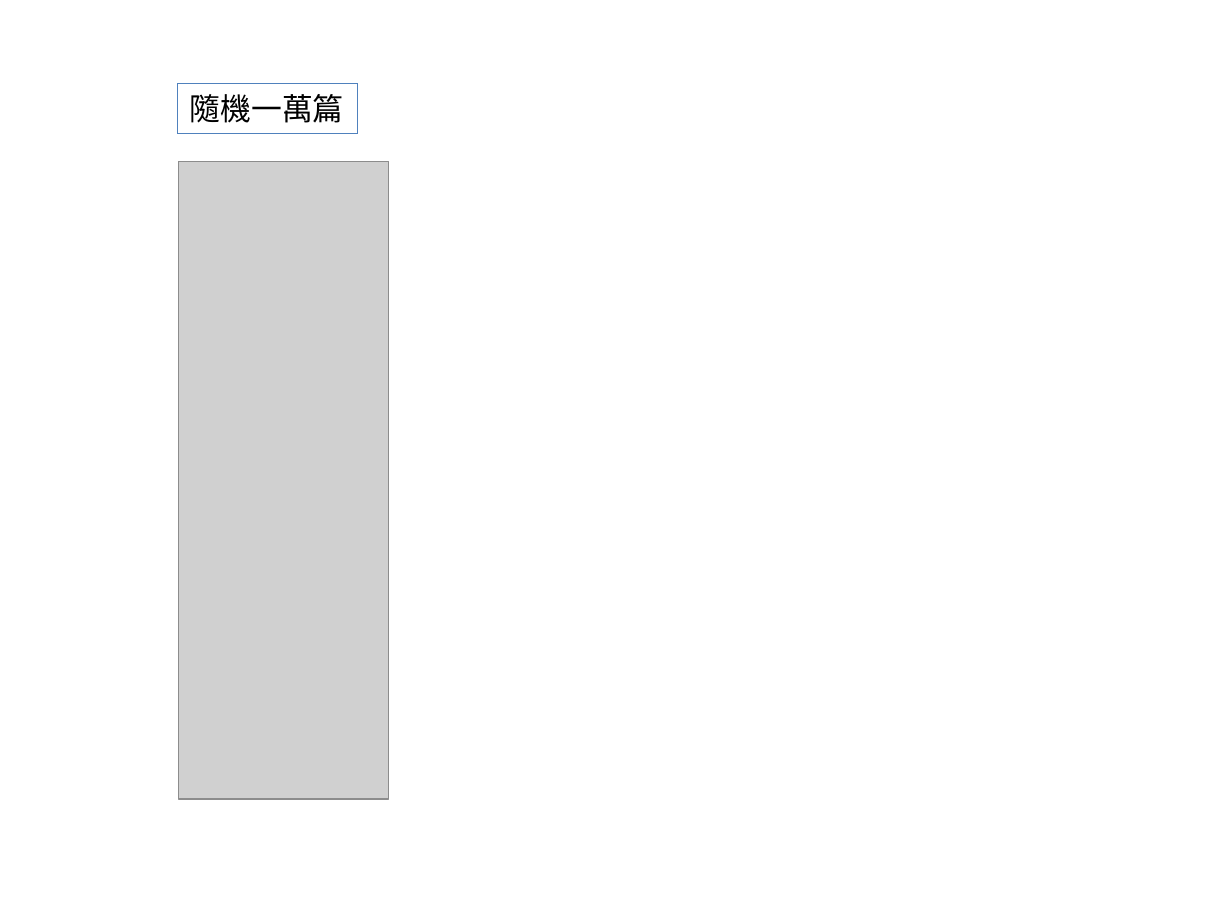
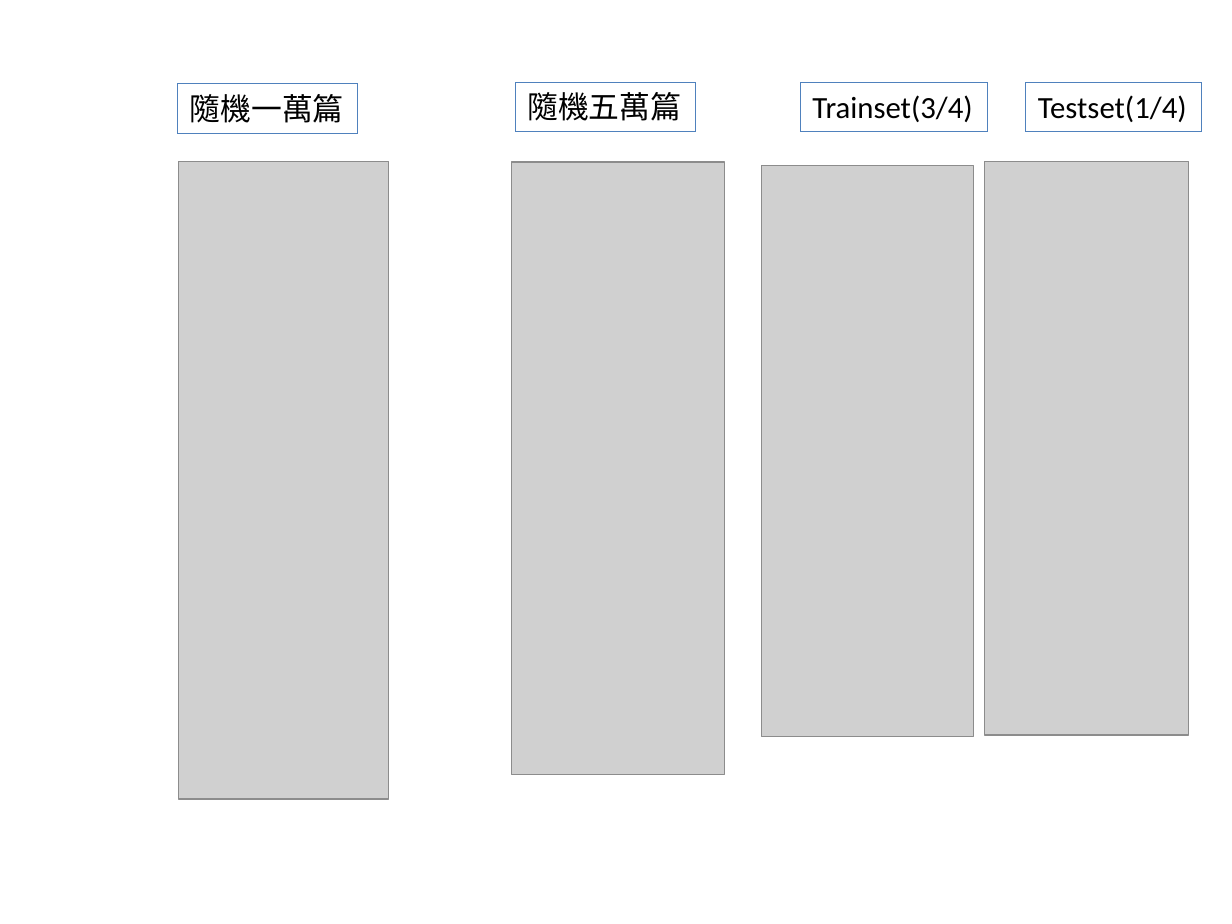
Before and after one commit to Yougigun/ArticleEmbedding, a slide deck: slide 4 of Slide/SDAE.pptx (slide 3 before the commit). Drawn at 1232x924 pixels with LibreOffice and Linux fonts; fonts in the diff are those of the drawing; grey boxes stand for pictures. Boxes give left, top, right and bottom in pixels: in the first picture for what was removed or moved away, otherwise in the second. Text is boxed around its words. In the diff, an @@ line names an element or a change of style, - is before the commit and + after.

```diff
--- a/Slide/SDAE.pptx
+++ b/Slide/SDAE.pptx
@@ rectangle added at box(515, 83, 695, 132), outline #4F81BD 0.75 pt, 18 pt, text #000000 @@
+隨機五萬篇
@@ rectangle added at box(801, 83, 988, 132), outline #4F81BD 0.75 pt, 18 pt, text #000000 @@
+Trainset(3/4)
@@ rectangle added at box(1026, 83, 1201, 132), outline #4F81BD 0.75 pt, 18 pt, text #000000 @@
+Testset(1/4)
@@ picture added at box(511, 163, 724, 775) @@
@@ picture added at box(761, 165, 973, 737) @@
@@ picture added at box(984, 161, 1189, 736) @@
```
Also in this commit, not shown: 2 slides added, 1 slide removed, 7 other files.
